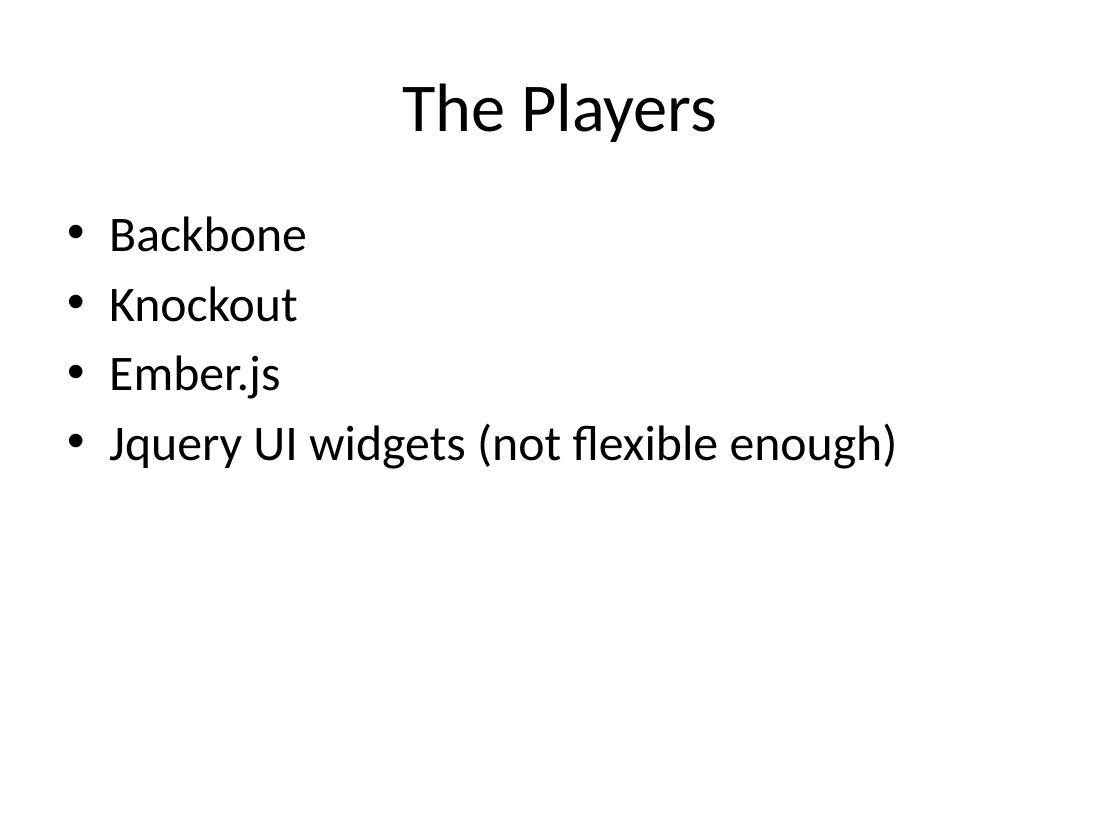
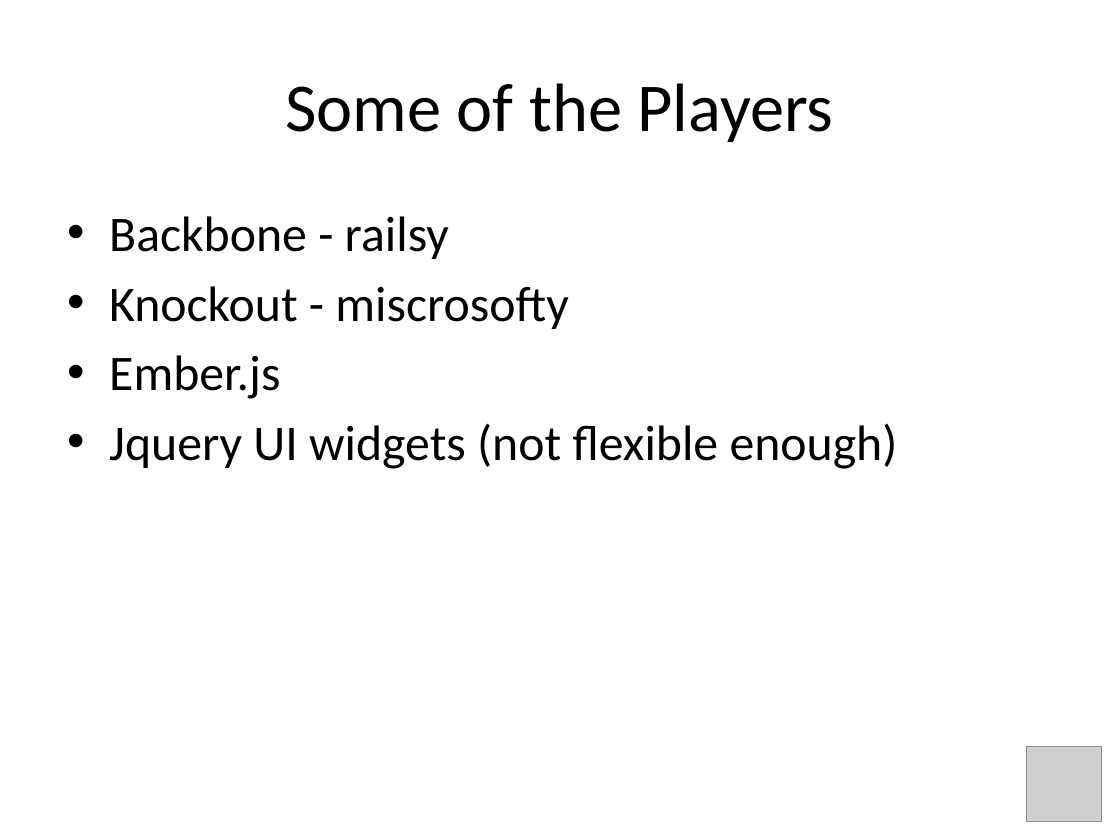
Before and after one commit to jkoynok/TechFest.BackBone, a slide deck: slide 7 of TechFest.Backbone/tf.backbone.pptx (slide 6 before the commit). Drawn at 1120x840 pixels with LibreOffice and Linux fonts; fonts in the diff are those of the drawing; grey boxes stand for pictures. Boxes give left, top, right and bottom in pixels: in the first picture for what was removed or moved away, otherwise in the second. Text is boxed around its words. In the diff, an @@ line names an element or a change of style, - is before the commit and + after.

```diff
--- a/TechFest.Backbone/tf.backbone.pptx
+++ b/TechFest.Backbone/tf.backbone.pptx
@@ title at [285, 83, 834, 142]: text changed @@
-The Players
+Some of the Players
@@ text at [109, 216, 568, 329]: text changed @@
-• Backbone
-• Knockout
+• Backbone - railsy
+• Knockout - miscrosofty
@@ picture added at [1027, 747, 1102, 822] @@
```
Also in this commit, not shown: 9 other slides changed, 5 slides added, 3 slides removed, 7 other files.
